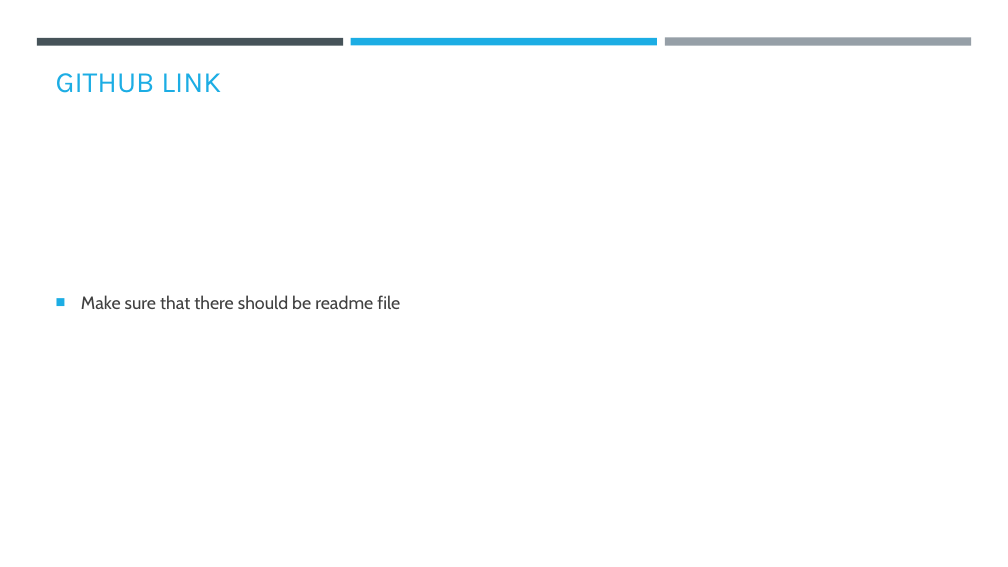
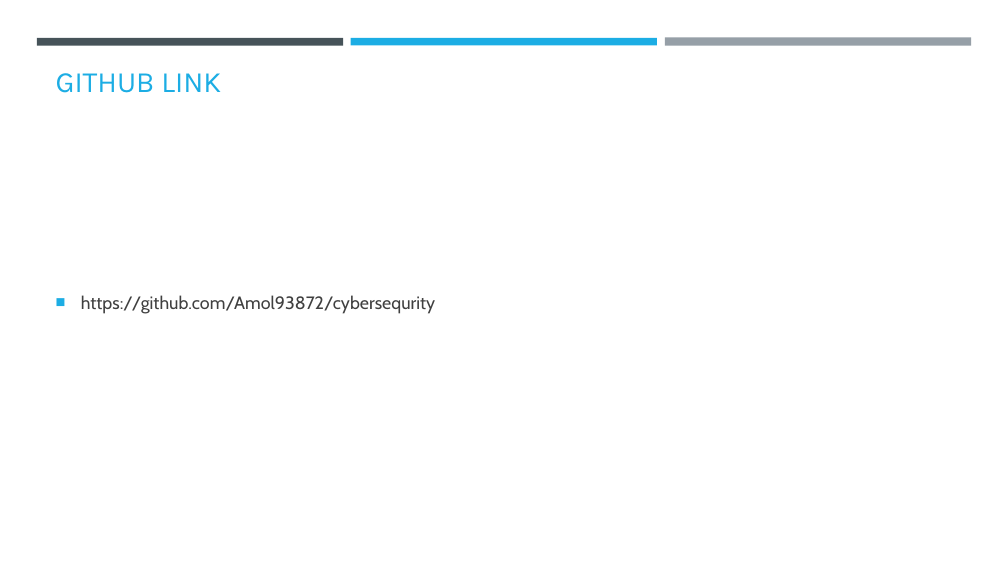
Before and after one commit to Amol93872/cybersequrity, a slide deck: slide 11 of AICTE PPT Template (1).pptx (slide 9 before the commit). Drawn at 1008x567 pixels with LibreOffice and Linux fonts; fonts in the diff are those of the drawing; background and template pictures are left out. Boxes give left, top, right and bottom in pixels: in the first picture for what was removed or moved away, otherwise in the second. Text is boxed around its words. In the diff, an @@ line names an element or a change of style, - is before the commit and + after.

```diff
--- a/AICTE PPT Template (1).pptx
+++ b/AICTE PPT Template (1).pptx
@@ text at [81, 295, 435, 314]: text changed @@
-■ Make sure that there should be readme file
+■ https://github.com/Amol93872/cybersequrity
```
Also in this commit, not shown: 2 other slides changed, 2 slides added.
